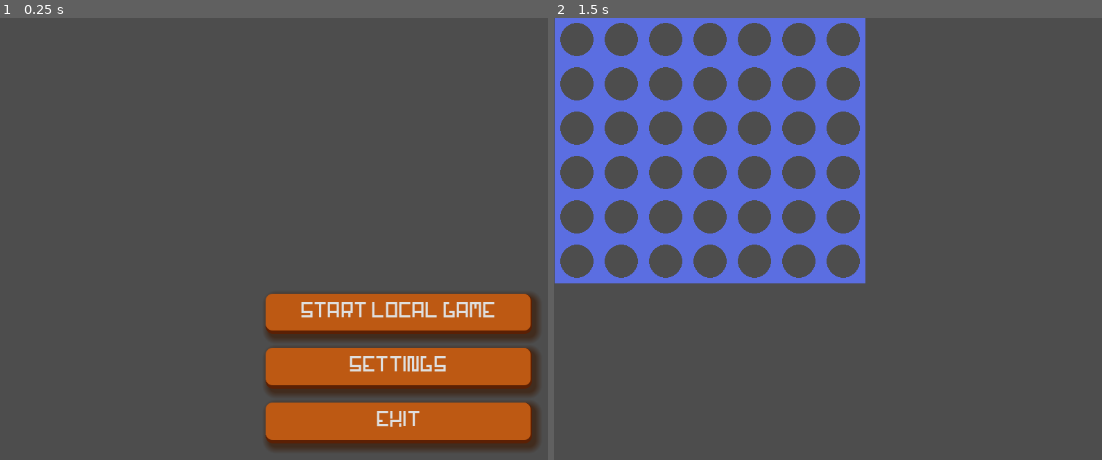
Above: before the commit, frames 1-2 (left to right).
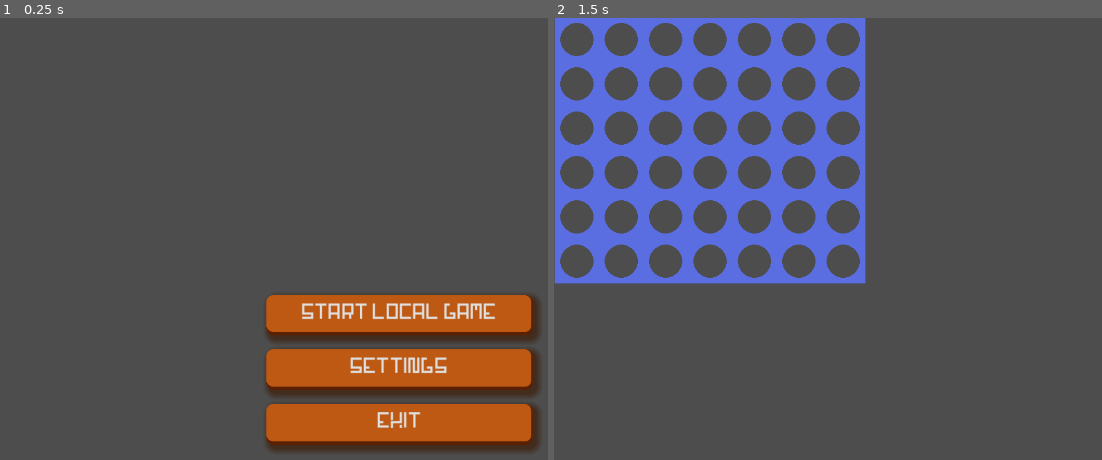
Above: after the commit, the same moments.

Repository: BenSidiAlessio/Connect4
Game: Godot game, scene res://Scenes/game_manager.tscn
Two runs of this game, one before a commit and one after it. Both use one fixed random seed, a clock stepped at 60 frames per second and the inputs below.
Inputs:
- Up to frame 1 (0.25 s): no input
- Up to frame 2 (1.5 s): click "START LOCAL GAME" at 0.5 s; tap Enter at 1.25 s

The runs differ from the first frame. In frame 1, 2.8% of the frame differs, in the area x 48-98%, y 62-97%; in frame 2, nothing differs.

Commit message:
Set camera and Game menu anchor to top right corner

Diff:
--- a/Scenes/game_manager.tscn
+++ b/Scenes/game_manager.tscn
@@ -5,9 +5,11 @@
 [node name="GameManager" type="Node"]
 
 [node name="MainMenuUI" parent="." instance=ExtResource("1_s6cin")]
-offset_left = -577.0
-offset_top = -326.0
-offset_right = -577.0
-offset_bottom = -326.0
+offset_left = 0.0
+offset_top = 0.0
+offset_right = 0.0
+offset_bottom = 0.0
 
-[node name="Camera2D" type="Camera2D" parent="."]
+[node name="Camera2D" type="Camera2D" parent="MainMenuUI"]
+scale = Vector2(1e-05, 1e-05)
+anchor_mode = 0
